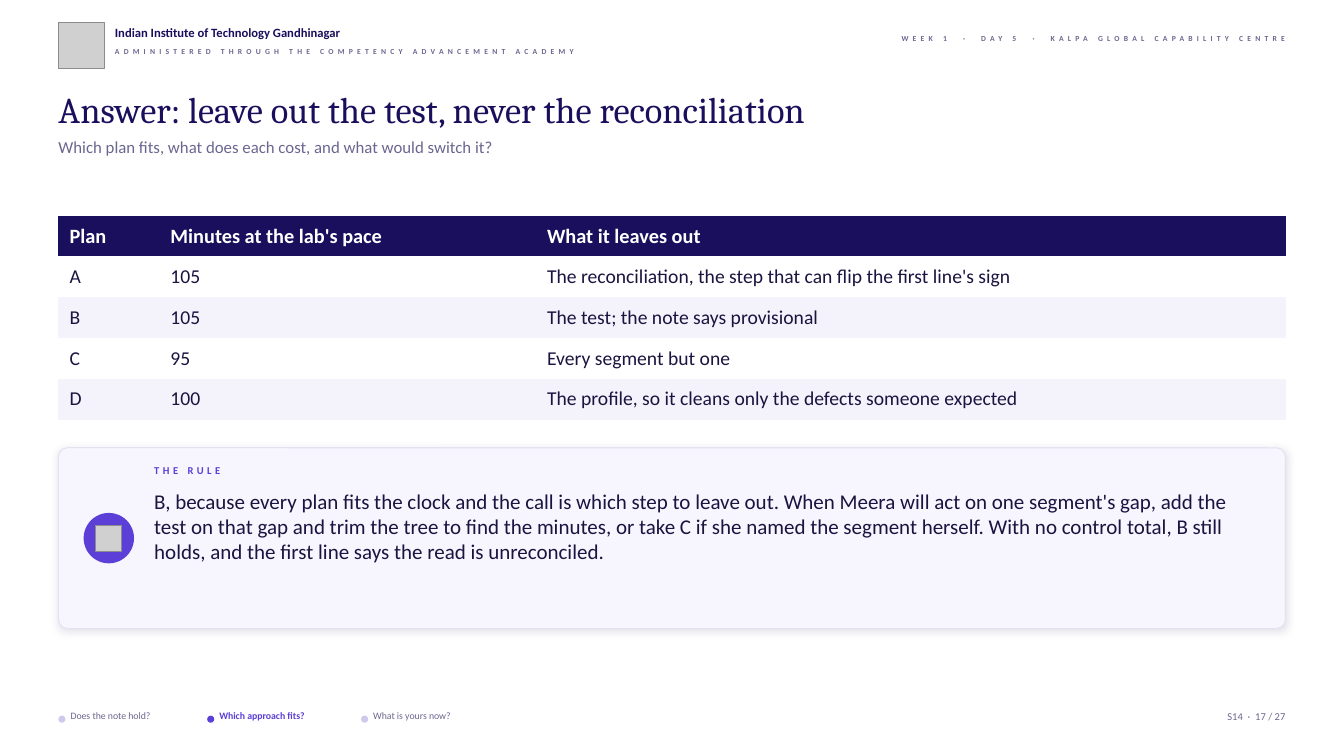
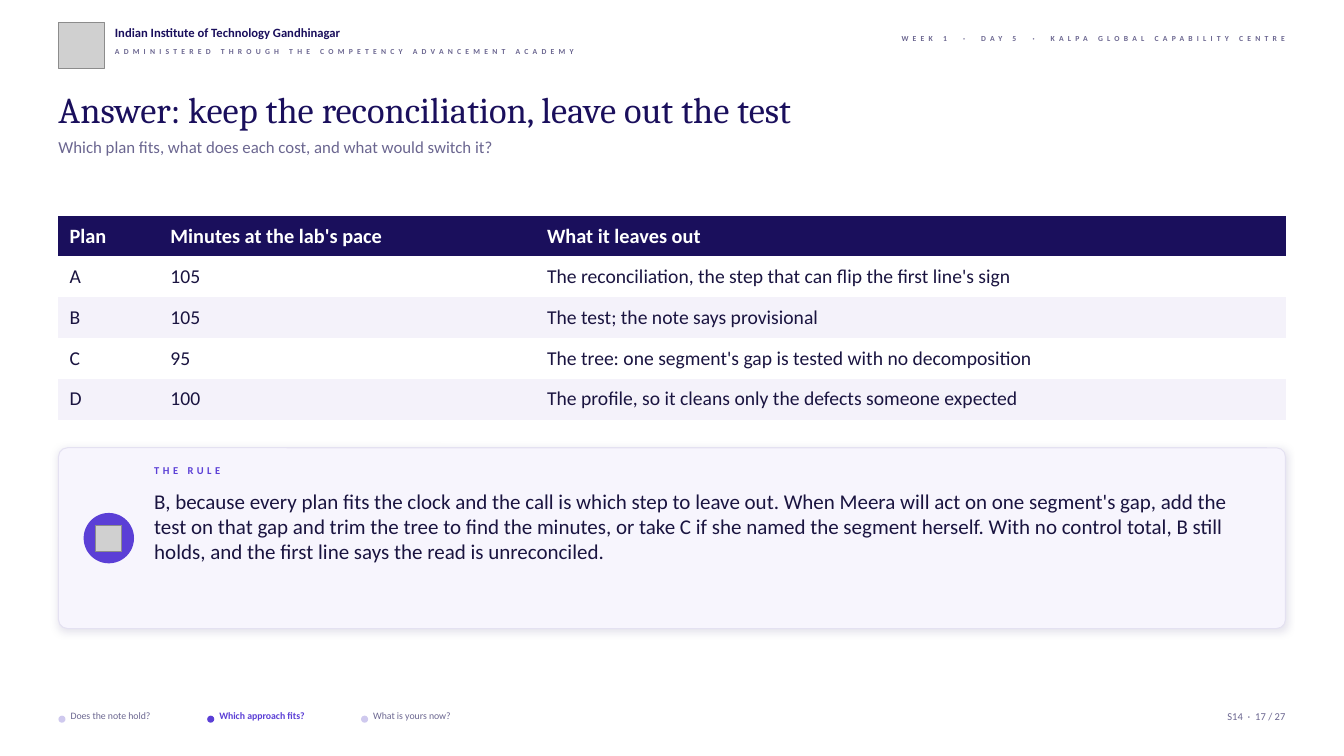
Before and after one commit to fde-academy-lab/c2-content-factory, a slide deck: slide 17 of content/W01/D5/slides/C2_W01_D05_rehearsal_STUDENT.pptx. Drawn at 1344x756 pixels with LibreOffice and Linux fonts; fonts in the diff are those of the drawing; grey boxes stand for pictures; background and template pictures are left out. Boxes give left, top, right and bottom in pixels: in the first picture for what was removed or moved away, otherwise in the second. Text is boxed around its words. In the diff, an @@ line names an element or a change of style, - is before the commit and + after.

```diff
--- a/content/W01/D5/slides/C2_W01_D05_rehearsal_STUDENT.pptx
+++ b/content/W01/D5/slides/C2_W01_D05_rehearsal_STUDENT.pptx
@@ text at (58, 97, 791, 131): text changed @@
-Answer: leave out the test, never the reconciliation
+Answer: keep the reconciliation, leave out the test
@@ table at (58, 216, 1287, 419) @@
-row 4, column 3: Every segment but one
+row 4, column 3: The tree: one segment's gap is tested with no decomposition
```
Also in this commit, not shown: 16 other slides changed, 4 other files.
